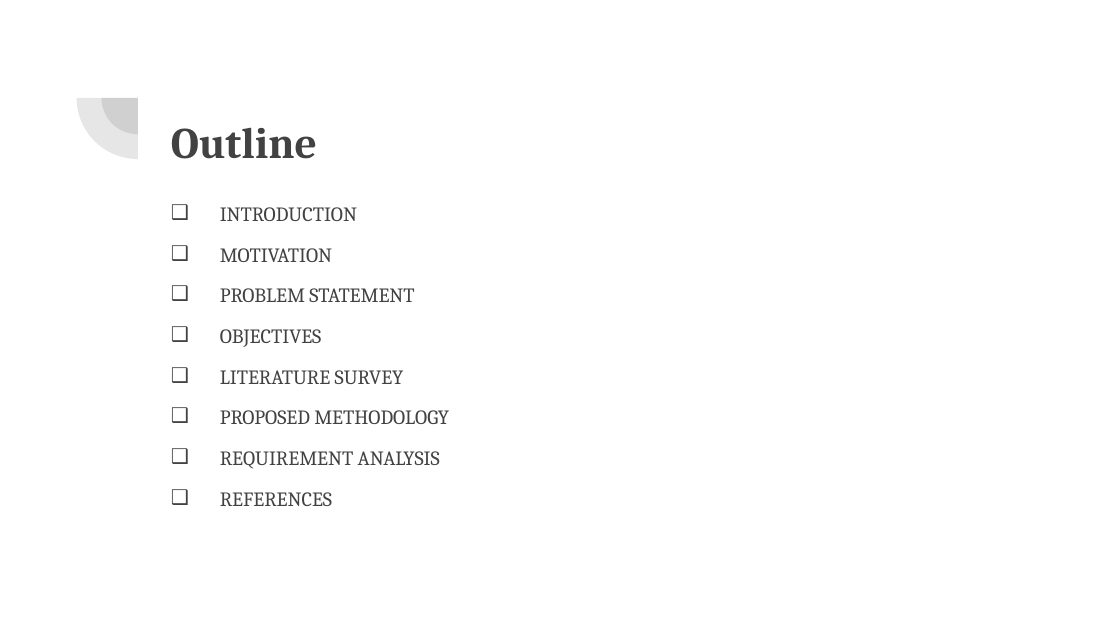
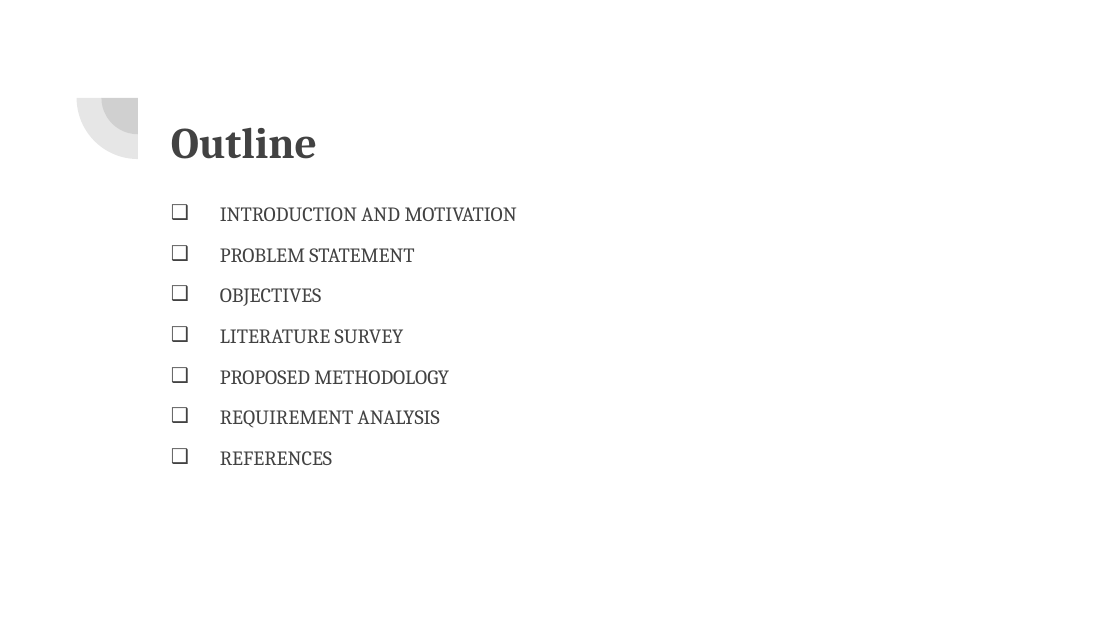
Before and after one commit to VarunBohara/Mini-Project-Documents, a slide deck: slide 2 of MINI PROJECT REVIEW.pptx. Drawn at 1120x630 pixels with LibreOffice and Linux fonts; fonts in the diff are those of the drawing. Boxes give left, top, right and bottom in pixels: in the first picture for what was removed or moved away, otherwise in the second. Text is boxed around its words. In the diff, an @@ line names an element or a change of style, - is before the commit and + after.

```diff
--- a/MINI PROJECT REVIEW.pptx
+++ b/MINI PROJECT REVIEW.pptx
@@ text at (220, 207, 517, 221): text changed @@
-❑ INTRODUCTION
-❑ MOTIVATION
+❑ INTRODUCTION AND MOTIVATION
```
Also in this commit, not shown: 6 other slides changed, 2 slides added, 2 slides removed.
